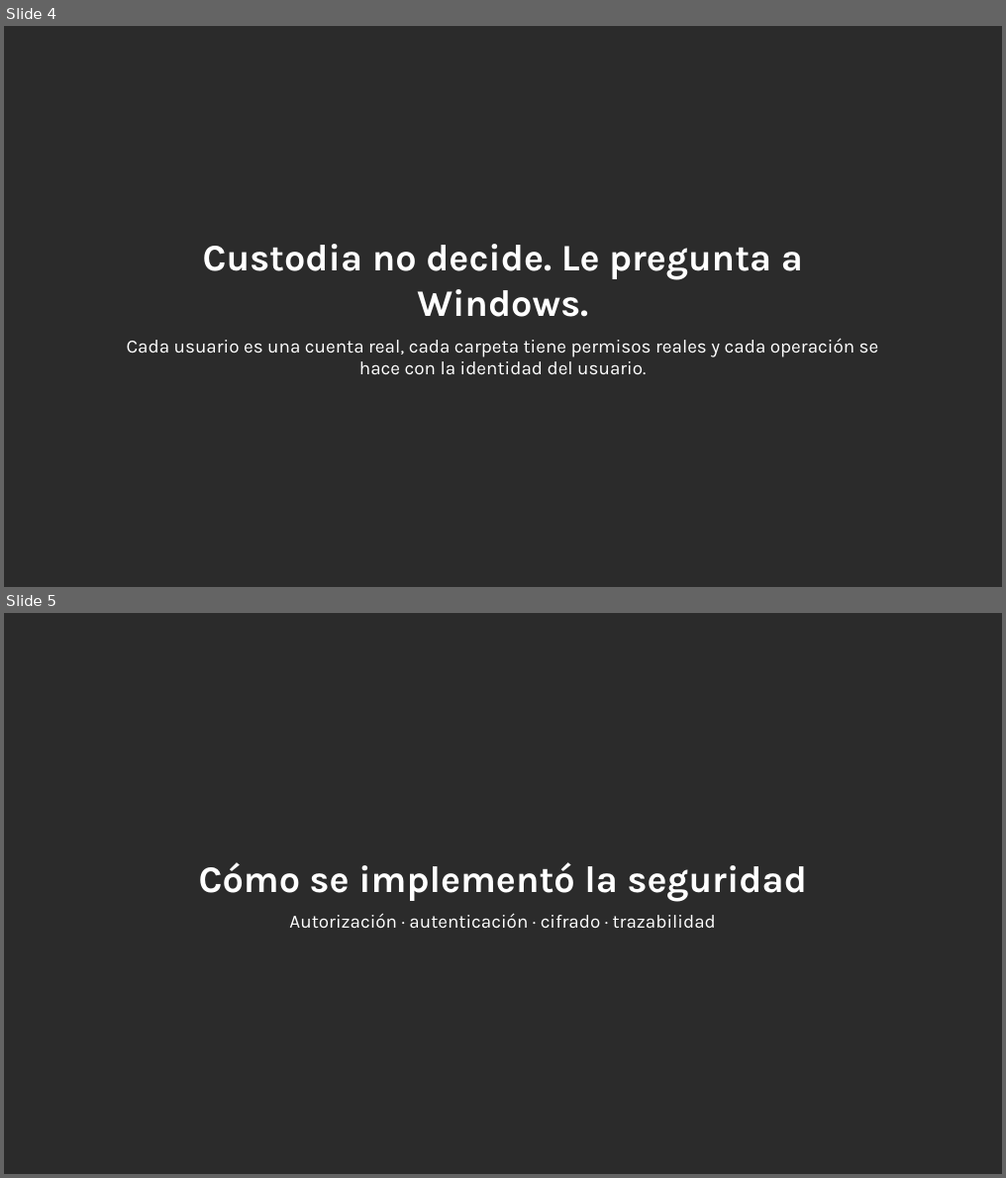
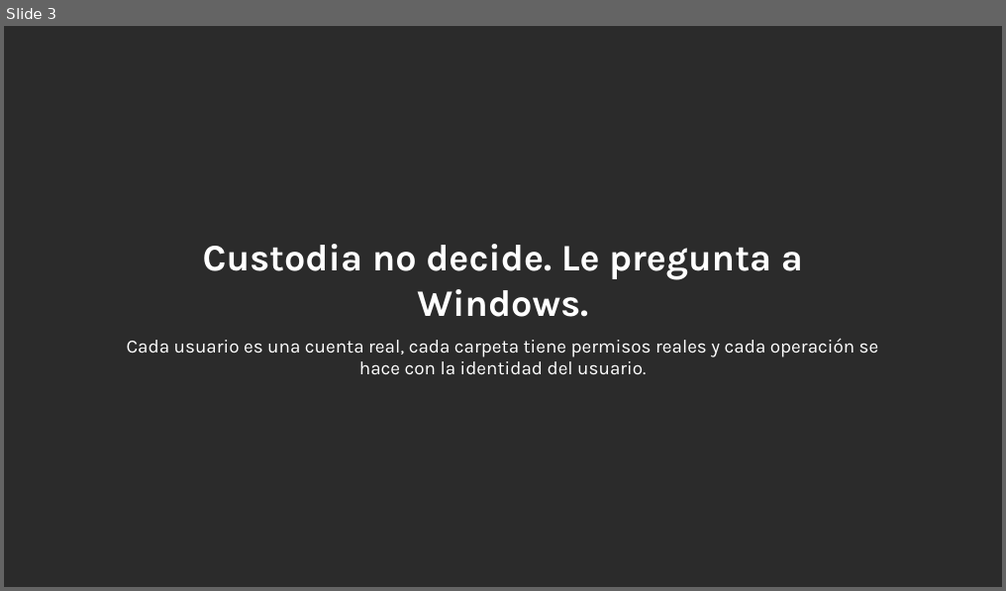
Before and after one commit to yanni2327/custodia, a slide deck: docs/Custodia_charla_TED.pptx. Shown one above the other, each under a label of ours: slides 4 and 5 before the commit, slide 3 after it. The pictures are 1006x1178 and 1006x591 pixels, drawn with LibreOffice and Linux fonts; fonts in the diff are those of the drawing; background and template pictures are left out; a plain dark background stands for a picture behind light text. Boxes give left, top, right and bottom in pixels: in the first picture for what was removed or moved away, otherwise in the second. Text is boxed around its words. In the diff, an @@ line names an element or a change of style, - is before the commit and + after.

```diff
--- a/docs/Custodia_charla_TED.pptx
+++ b/docs/Custodia_charla_TED.pptx
@@ slide 5 removed at (x1=4, y1=613, x2=1002, y2=1174), background picture (left out) @@
@@ text removed at (x1=199, y1=862, x2=807, y2=928) @@
-Cómo se implementó la seguridad
-Autorización · autenticación · cifrado · trazabilidad
@@ what was slide 4 is now slide 3 @@
```
Also in this commit, not shown: 1 slide changed, 3 other slides removed, 1 other file.
